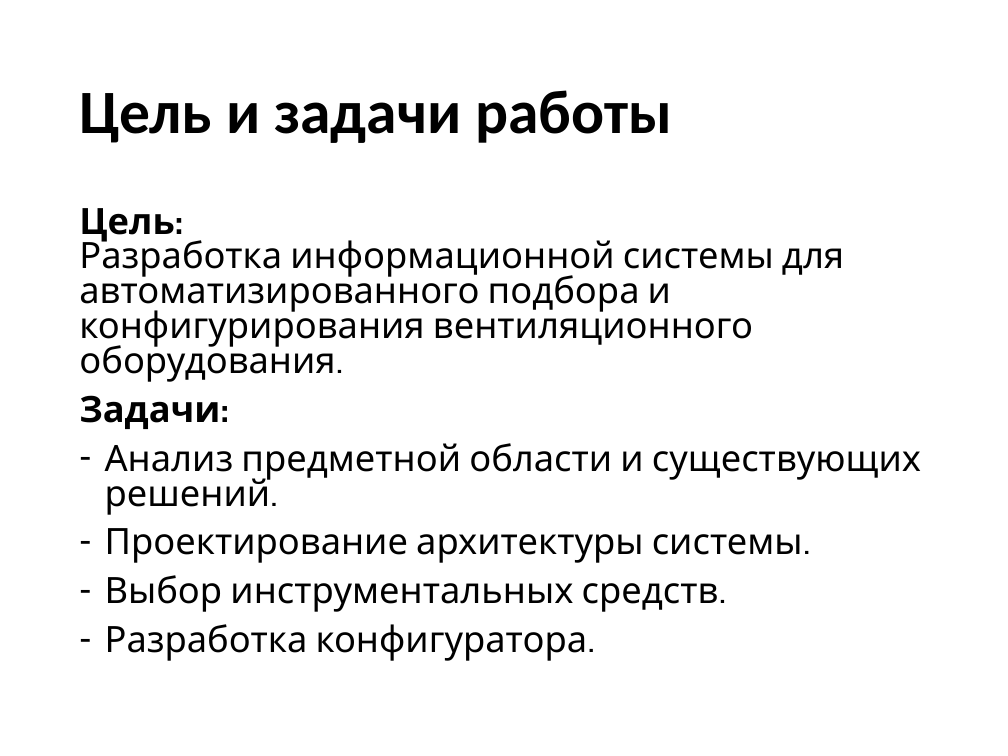
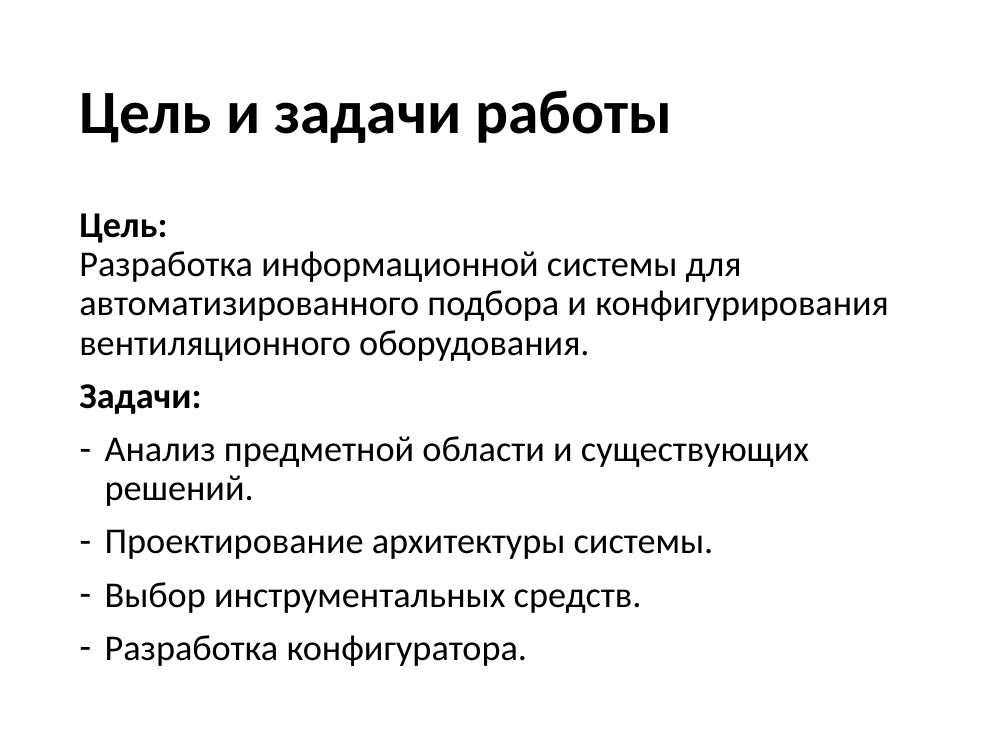
Before and after one commit to SergeiK99/interconfig, a slide deck: slide 3 of Презентация.pptx. Drawn at 1008x756 pixels with LibreOffice and Linux fonts; fonts in the diff are those of the drawing. Boxes give left, top, right and bottom in pixels: in the first picture for what was removed or moved away, otherwise in the second. Text is boxed around its words. In the diff, an @@ line names an element or a change of style, - is before the commit and + after.

```diff
--- a/Презентация.pptx
+++ b/Презентация.pptx
@@ text "Цель: Разработка информационной системы для ..." at (79,213,889,666): font Cabin to Calibri; line spacing 0.8 to 0.9 @@
```
Also in this commit, not shown: 2 other slides changed, 1 slide added, 1 slide removed.
